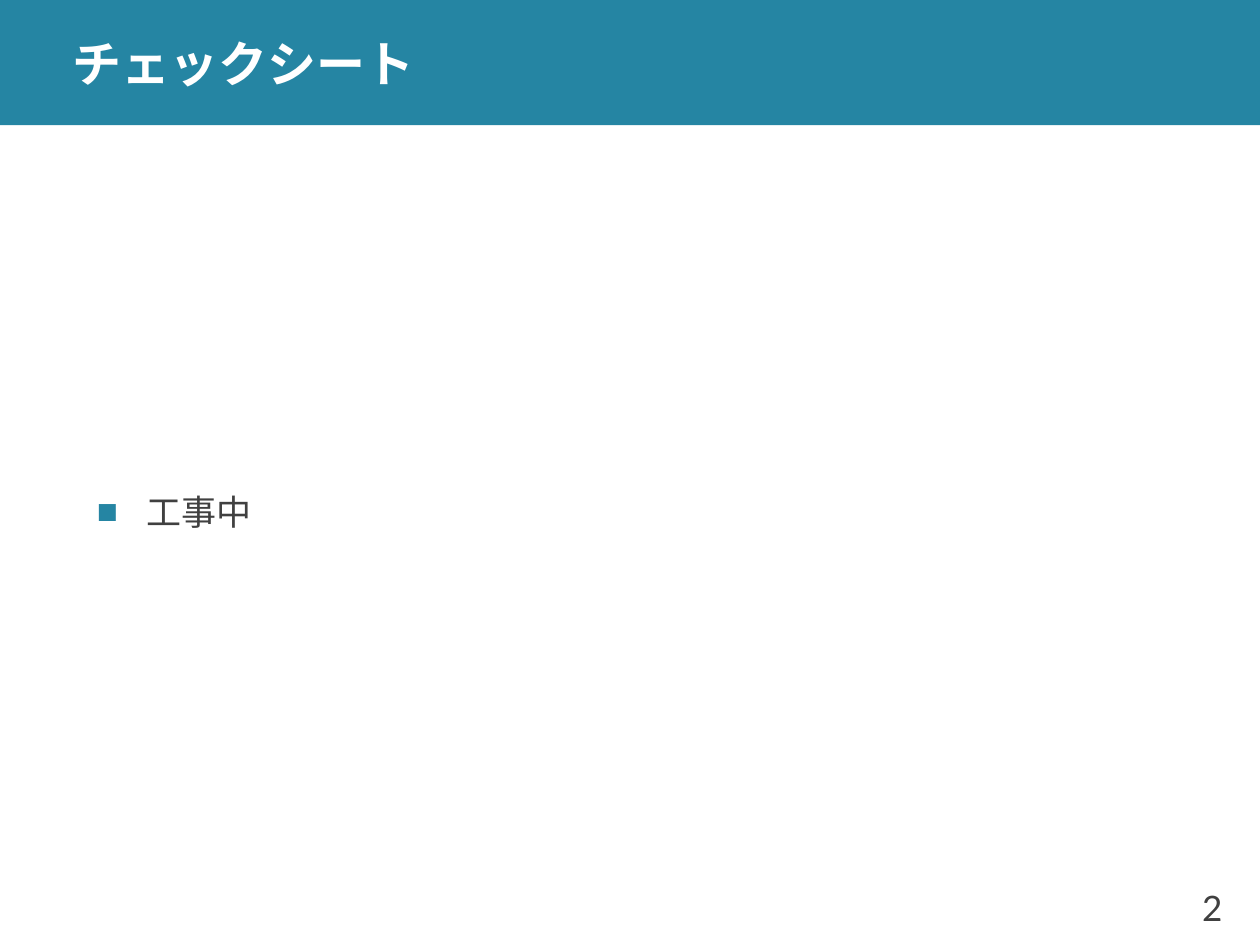
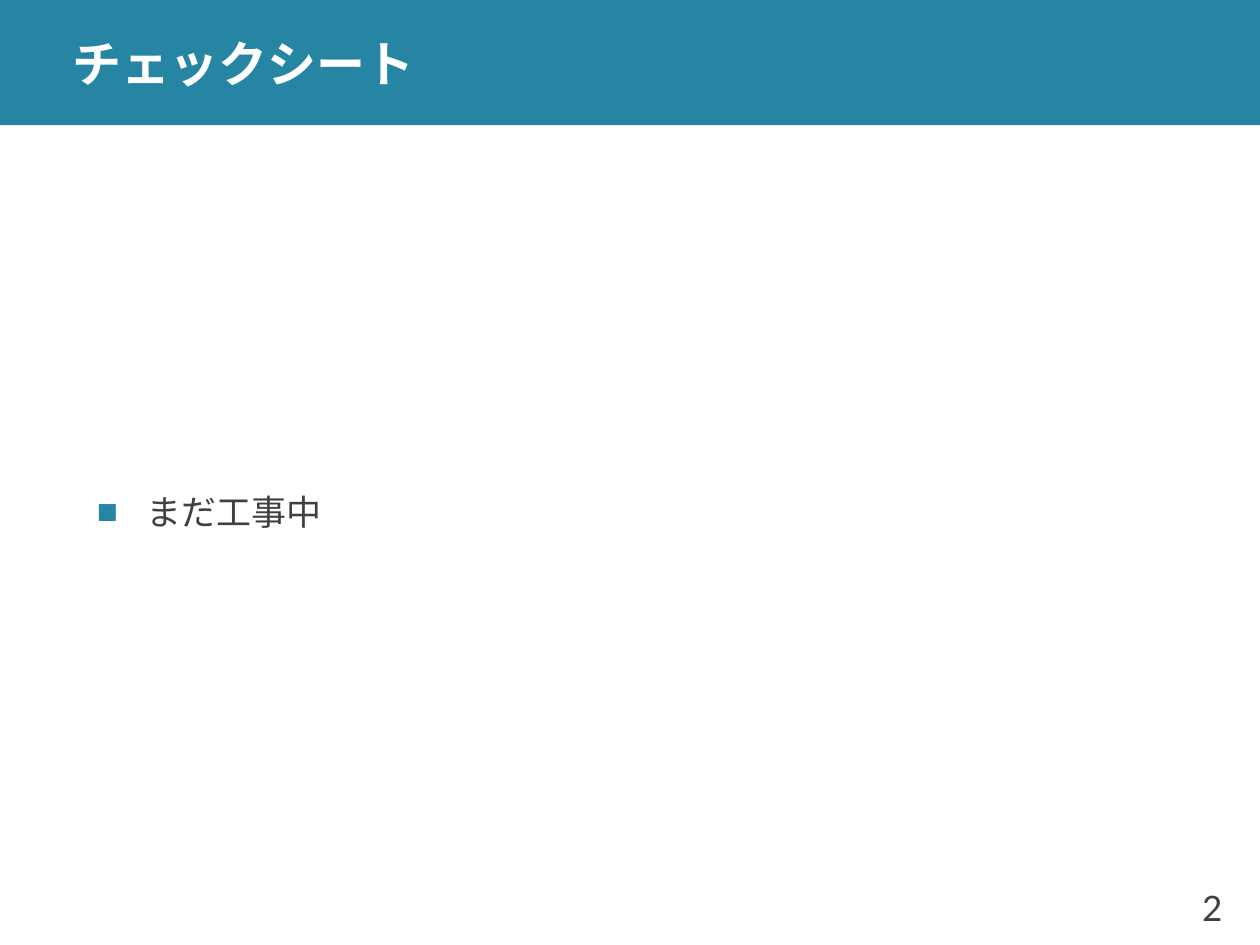
Before and after one commit to shioya-lab/how-to, a slide deck: slide 2 of translation.pptx. Drawn at 1260x945 pixels with LibreOffice and Linux fonts; fonts in the diff are those of the drawing. Boxes give left, top, right and bottom in pixels: in the first picture for what was removed or moved away, otherwise in the second. Text is boxed around its words. In the diff, an @@ line names an element or a change of style, - is before the commit and + after.

```diff
--- a/translation.pptx
+++ b/translation.pptx
@@ text at <box>147,495,322,528</box>: text changed @@
-■ 工事中
+■ まだ工事中
```
Also in this commit, not shown: 14 other slides changed, 6 slides added, 1 slide removed, 2 other files.
